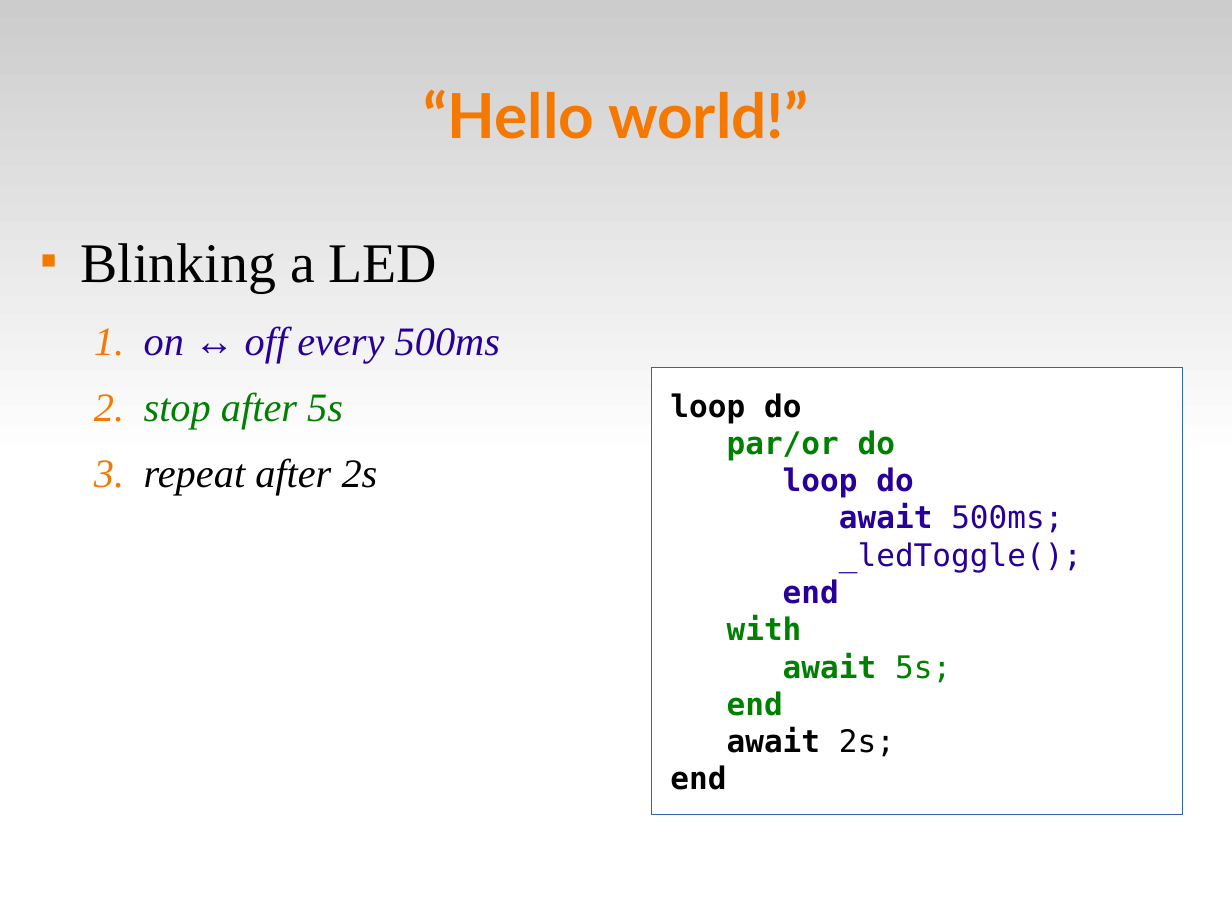
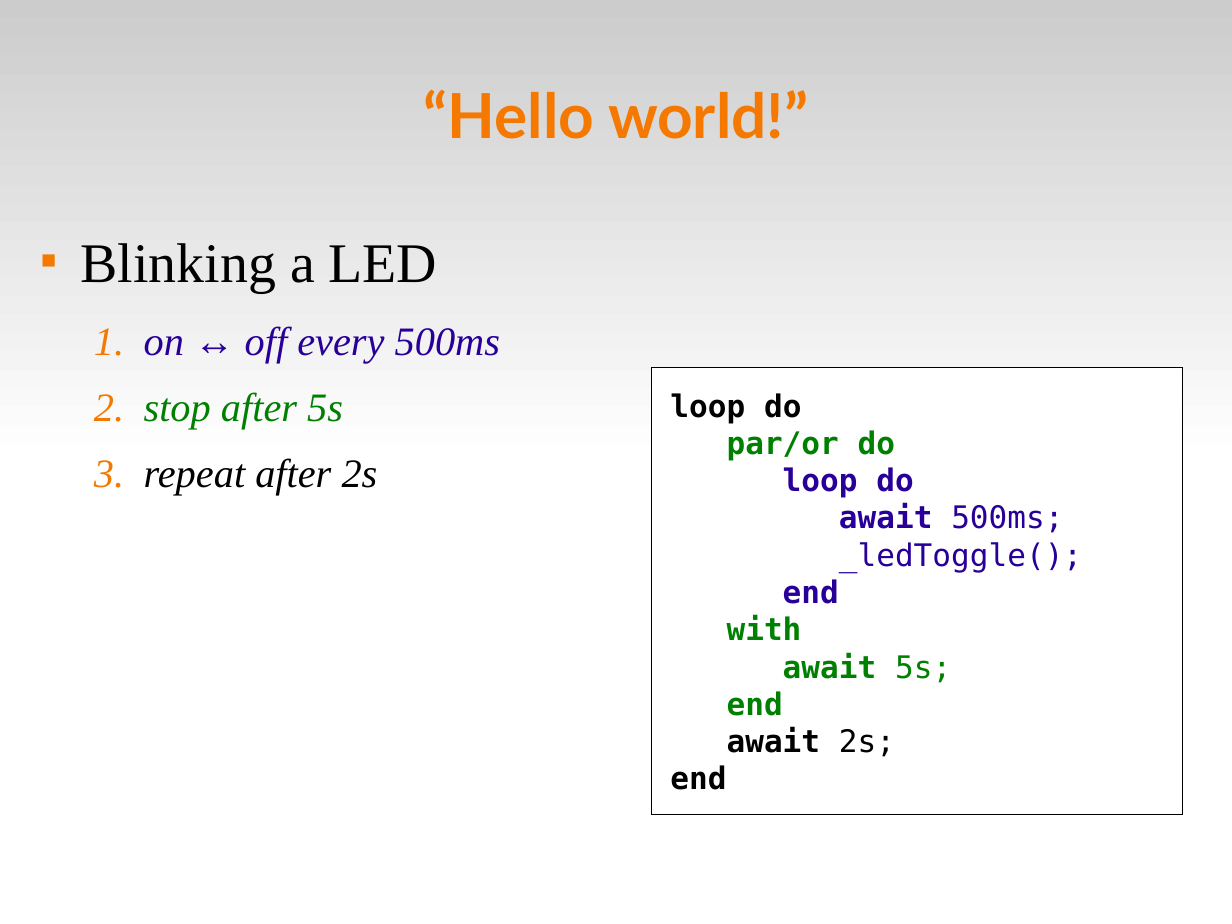
Before and after one commit to fsantanna-no/ceu-docs, a slide deck: slide 4 of ceu_fpw.odp. Drawn at 1232x924 pixels with LibreOffice and Linux fonts; fonts in the diff are those of the drawing. Boxes give left, top, right and bottom in pixels: in the first picture for what was removed or moved away, otherwise in the second. Text is boxed around its words. In the diff, an @@ line names an element or a change of style, - is before the commit and + after.

```diff
--- a/ceu_fpw.odp
+++ b/ceu_fpw.odp
@@ rectangle "loop do" at [652,368,1183,815]: outline #3465A4 0 pt to #000000 0 pt @@
```
Also in this commit, not shown: 8 other slides changed, 6 other files.
